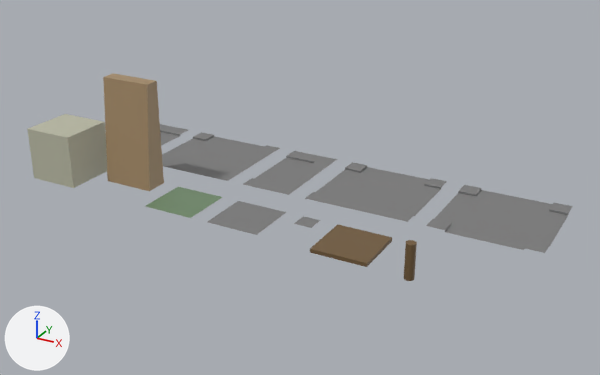
The FBX model F2F Project/Assets/Models/PathsAndWorld.fbx as it was, and as the next commit left it.
The view is the same before and after, from a 50 mm camera at (0.227, -0.313, 0.187) aimed at (0.039, 0.029, 0.017). Lighting does not change. The marker at lower left points along +X, +Y and +Z. Where no turn or scale is listed for an object, it has been applied to the vertices. Vertices at the same position are counted once.

In view in the first picture: 'BoardSup', 'BoardWalk', 'Cliff', 'GroundTile', 'RoadCorner', 'RoadEnd', 'RoadFork', 'RoadIntersec', 'SideWalk', 'SideWalkSmall', 'WallBox'.
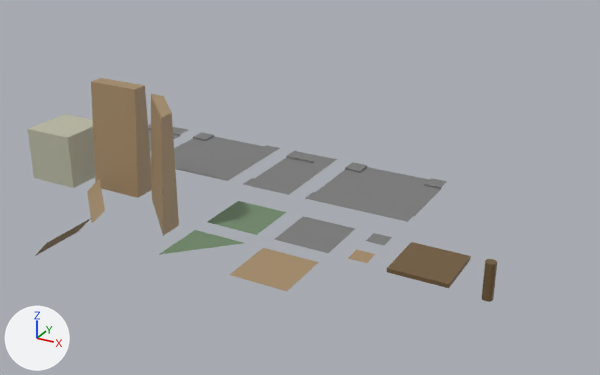
What changed in the scene script:
```text
Change me_mesh_011:
    where me_mesh_011.from_pydata(...)  # 4 vertices, 1 face; spans x 0.0..1.0, y 0.0, z 0.0..1.0
    used by ob_sidewalksmall; location = (0.04, 0.03, 0.0); rotation_euler = (1.571, 0.0, 0.0), in degrees (90, 0, 0); scale = (0.01, 0.01, 0.01)
    remove me_mesh_011.materials.append(mat_road_id)  # grey #7c7c7c
    me_mesh_011 part 1
    me_mesh_011.vertices[1].co: (1.0, 0.0, 0.0) -> (0.01, 0.0, 0.0)
    me_mesh_011.vertices[2].co: (0.0, 0.0, 1.0) -> (0.0, -0.01, 0.0)
    me_mesh_011.vertices[3].co: (1.0, 0.0, 1.0) -> (0.01, -0.01, 0.0)
    add me_mesh_011.materials.append(mat_dirt_id)  # brown #a68d6a
Add me_mesh_016:
    me_mesh_016.from_pydata([(0.0, 0.0, 0.0), (0.01, 0.0, 0.01), (0.03, -0.03, 0.0), (0.04, -0.03, 0.01)], [], [(1, 0, 2, 3)])
    me_mesh_016.materials.append(mat_dirt_id)  # brown #a68d6a
Add me_mesh_015:
    me_mesh_015.from_pydata([(0.0, 0.0, 0.0), (0.01, 0.0, 0.01), (0.0, -0.03, 0.0), (0.01, -0.03, 0.01)], [], [(1, 0, 2, 3)])
    me_mesh_015.materials.append(mat_dirt_id)  # brown #a68d6a
Add me_mesh_012:
    me_mesh_012.from_pydata([(-0.0131, 0.0, 0.0), (0.02, -0.0331, 0.0), (-0.0083, 0.0, 0.06), (0.02, -0.0283, 0.06), (0.0, 0.0, 0.06), (0.02, -0.02, 0.06), (0.0, 0.0, 0.0), (0.02, -0.02, 0.0)], [], [(3, 2, 0, 1), (3, 5, 4, 2), (2, 4, 6, 0), (0, 6, 7, 1), (1, 7, 5, 3)])
    me_mesh_012.materials.append(mat_dirt_id)  # brown #a68d6a
Add me_mesh_014:
    me_mesh_014.from_pydata([(0.0, 0.0, 0.0), (0.03, 0.0, 0.0), (0.0, -0.03, 0.0), (0.03, -0.03, 0.0)], [], [(1, 0, 2, 3)])
    me_mesh_014.materials.append(mat_dirt_id)  # brown #a68d6a
Add me_mesh_013:
    me_mesh_013.from_pydata([(0.0, 0.0, 0.0), (0.03, 0.0, 0.0), (0.0, -0.03, 0.0)], [], [(1, 0, 2)])
    me_mesh_013.materials.append(mat_grass_id)  # green #708a6a
Change ob_cliff:
    ob_cliff.location: (-0.08, 0.03, 0.0) -> (-0.08, 0.02, 0.0)
Remove ob_roadintersec:
    ob_roadintersec = bpy.data.objects.new('RoadIntersec', me_mesh_004)
    ob_roadintersec.location = (0.1, 0.11, 0.0)
Change ob_groundtile:
    ob_groundtile.location: (-0.04, 0.03, 0.0) -> (0.0, 0.03, 0.0)
Change ob_boardsup:
    ob_boardsup.location: (0.1, 0.03, 0.0) -> (0.14, 0.03, 0.0)
Change ob_sidewalk:
    ob_sidewalk.location: (0.0, 0.03, 0.0) -> (0.04, 0.03, 0.0)
Change ob_boardwalk:
    ob_boardwalk.location: (0.06, 0.03, 0.0) -> (0.1, 0.03, 0.0)
Add ob_water_cliffdiagonal:
    ob_water_cliffdiagonal = bpy.data.objects.new('Water_CliffDiagonal', me_mesh_016)
    ob_water_cliffdiagonal.location = (-0.08, 0.0, 0.0)
Add ob_water_cliff:
    ob_water_cliff = bpy.data.objects.new('Water_Cliff', me_mesh_015)
    ob_water_cliff.location = (-0.05, -0.04, 0.0)
Add ob_cliff_diagonal:
    ob_cliff_diagonal = bpy.data.objects.new('Cliff_Diagonal', me_mesh_012)
    ob_cliff_diagonal.location = (-0.03, 0.01, 0.0)
Add ob_dirtbig:
    ob_dirtbig = bpy.data.objects.new('DirtBig', me_mesh_014)
    ob_dirtbig.location = (0.04, -0.01, 0.0)
Add ob_dirtpath:
    ob_dirtpath = bpy.data.objects.new('DirtPath', me_mesh_011)
    ob_dirtpath.location = (0.08, 0.01, 0.0)
Add ob_groundcorner:
    ob_groundcorner = bpy.data.objects.new('GroundCorner', me_mesh_013)
    ob_groundcorner.location = (0.0, -0.01, 0.0)
```

Where the change shows, as pixel boxes (x1, y1, x2, y2) in the pictures (600 x 375 px; the box of a moved part takes in the faces that stretch with it):
'Cliff', moved: before (103, 73, 164, 191); after (91, 78, 152, 198)
'RoadIntersec', deleted: before (426, 185, 573, 253)
'BoardWalk', moved: before (310, 225, 392, 267); after (387, 242, 471, 288)
'SideWalk', moved: before (208, 201, 286, 235); after (274, 216, 355, 253)
'Cliff_Diagonal', added (brown): after (151, 94, 179, 236)
'GroundTile', moved: before (145, 187, 222, 218); after (208, 201, 286, 235)
'DirtBig', added: after (230, 248, 318, 291)
'BoardSup', moved: before (404, 240, 417, 281); after (482, 259, 497, 302)
'GroundCorner', added (green): after (159, 230, 243, 255)
'Water_CliffDiagonal', added (brown): after (87, 179, 105, 223)
'SideWalkSmall', recoloured (brown to grey): (294, 219, 392, 245) in both
'Water_Cliff', added: after (35, 218, 91, 256)
'DirtPath', added: after (348, 250, 375, 263)
part 1 of me_mesh_011, moved or reshaped: before (294, 219, 320, 228); after (348, 250, 375, 263)
